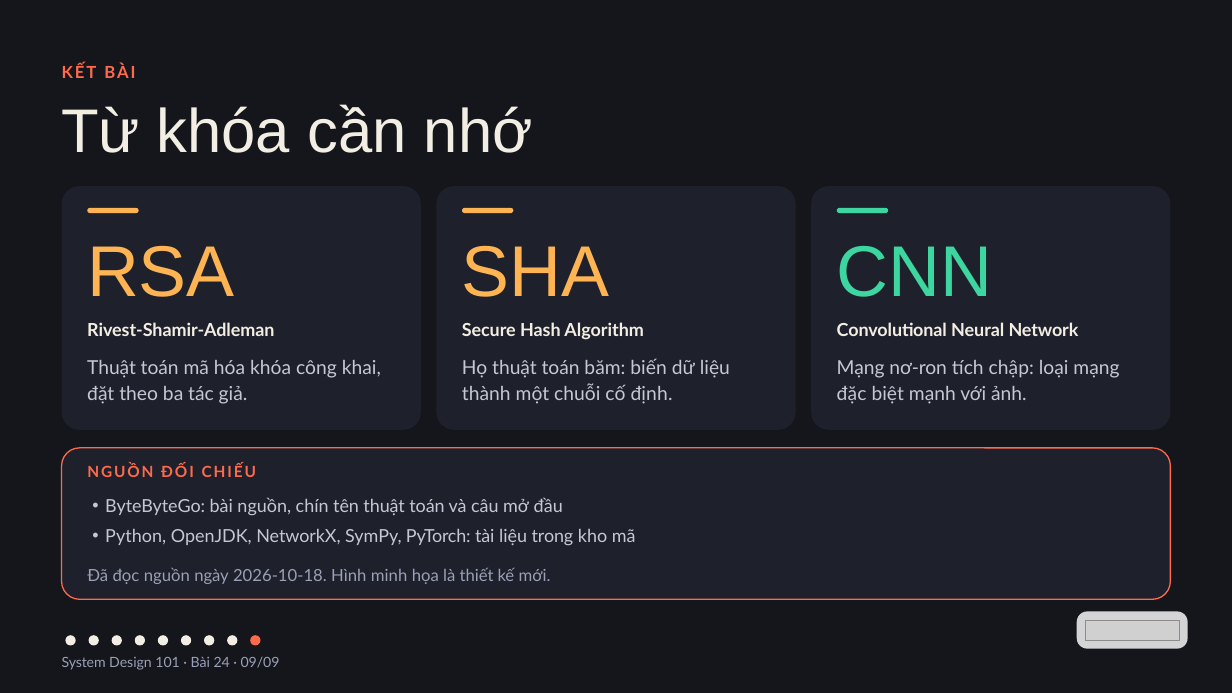
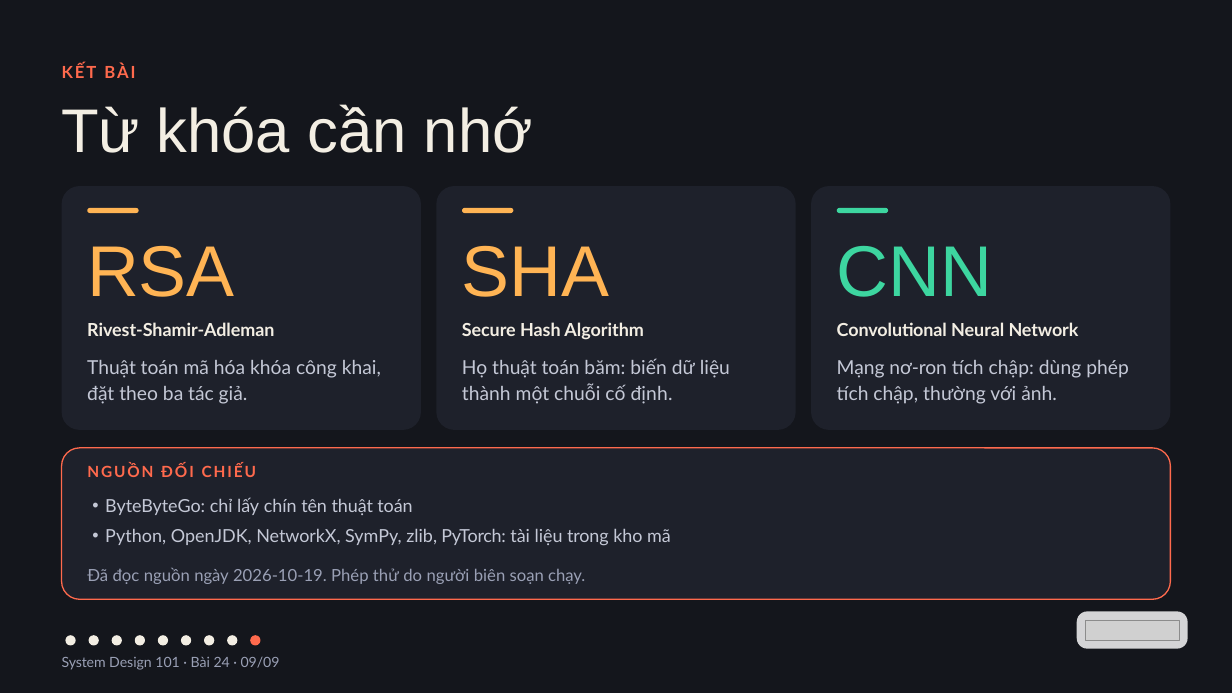
Before and after one commit to vohoailinh90/tool-marketing-studio, a slide deck: slide 9 of system-design-101/vi/lessons/sd-10-024/slides/sd-10-024.pptx. Drawn at 1232x693 pixels with LibreOffice and Linux fonts; fonts in the diff are those of the drawing; grey boxes stand for pictures. Boxes give left, top, right and bottom in pixels: in the first picture for what was removed or moved away, otherwise in the second. Text is boxed around its words. In the diff, an @@ line names an element or a change of style, - is before the commit and + after.

```diff
--- a/system-design-101/vi/lessons/sd-10-024/slides/sd-10-024.pptx
+++ b/system-design-101/vi/lessons/sd-10-024/slides/sd-10-024.pptx
@@ text at (837,360,1129,404): text changed @@
-Mạng nơ-ron tích chập: loại mạng đặc biệt mạnh với ảnh.
+Mạng nơ-ron tích chập: dùng phép tích chập, thường với ảnh.
@@ text at (105,497,671,546): text changed @@
-• ByteByteGo: bài nguồn, chín tên thuật toán và câu mở đầu
-• Python, OpenJDK, NetworkX, SymPy, PyTorch: tài liệu trong kho mã
+• ByteByteGo: chỉ lấy chín tên thuật toán
+• Python, OpenJDK, NetworkX, SymPy, zlib, PyTorch: tài liệu trong kho mã
@@ text at (87,568,585,584): text changed @@
-Đã đọc nguồn ngày 2026-10-18. Hình minh họa là thiết kế mới.
+Đã đọc nguồn ngày 2026-10-19. Phép thử do người biên soạn chạy.
```
Also in this commit, not shown: 8 other slides changed.
